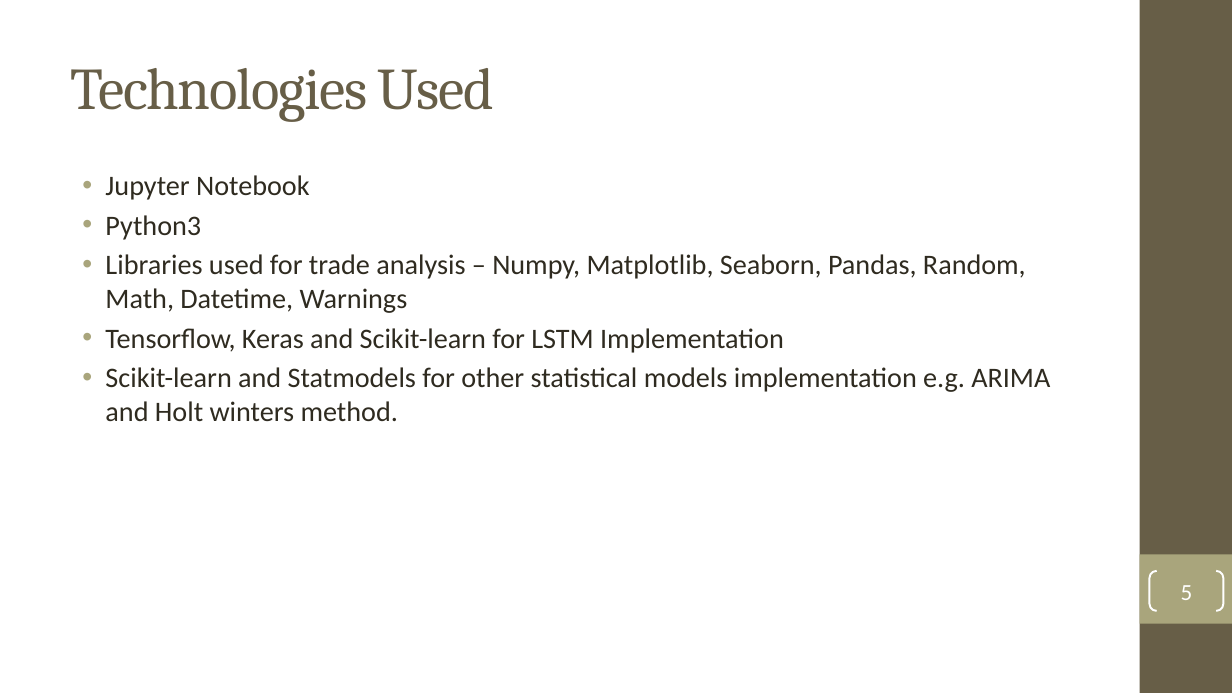
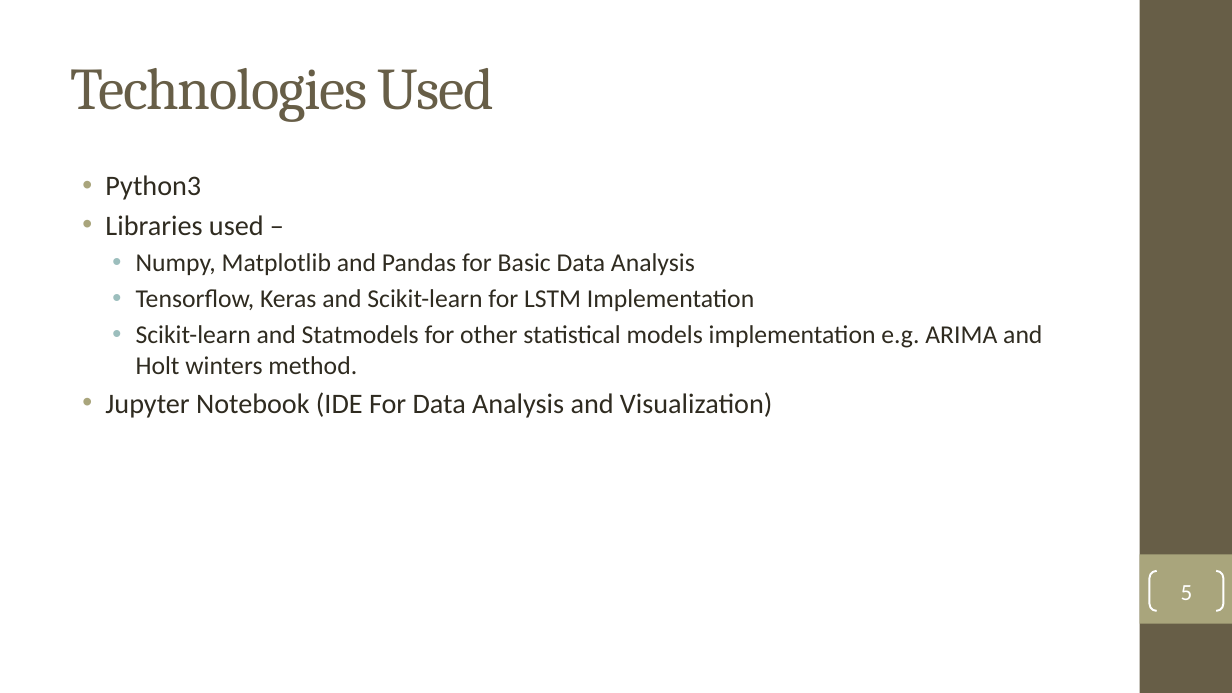
Before and after one commit to ForkedRepositories/Indian-Trade-Data-Analysis-and-Forecasting, a slide deck: slide 5 of Documents/Thesis/Indian Trade Analysis and Forecasting.pptx. Drawn at 1232x693 pixels with LibreOffice and Linux fonts; fonts in the diff are those of the drawing; background and template pictures are left out. Boxes give left, top, right and bottom in pixels: in the first picture for what was removed or moved away, otherwise in the second. Text is boxed around its words. In the diff, an @@ line names an element or a change of style, - is before the commit and + after.

Commit message:
Changes with Technologies

```diff
--- a/Documents/Thesis/Indian Trade Analysis and Forecasting.pptx
+++ b/Documents/Thesis/Indian Trade Analysis and Forecasting.pptx
@@ text at (105,175,310,200): paragraph removed @@
-• Jupyter Notebook
@@ text at (105,215,695,275): text changed; size 22 to 20 pt @@
-• Libraries used for trade analysis – Numpy, Matplotlib, Seaborn, Pandas, Random, Math, Datetime, Warnings
+• Libraries used –
+  • Numpy, Matplotlib and Pandas for Basic Data Analysis
@@ text at (136,289,1042,374): size 22 to 20 pt in "Tensorflow, Keras and Scikit-learn for LSTM Implementation", "Scikit-learn and Statmodels for other statistical models ..."; list level 1 to 2 in "Tensorflow, Keras and Scikit-learn for ..."; bullet colour #A9A57C to #9CBEBD; list level 1 to 2 in "Scikit-learn and Statmodels for other ..." @@
@@ text at (105,392,772,418): paragraph added @@
+• Jupyter Notebook (IDE For Data Analysis and Visualization)
```
Also in this commit, not shown: 1 other slide changed.
